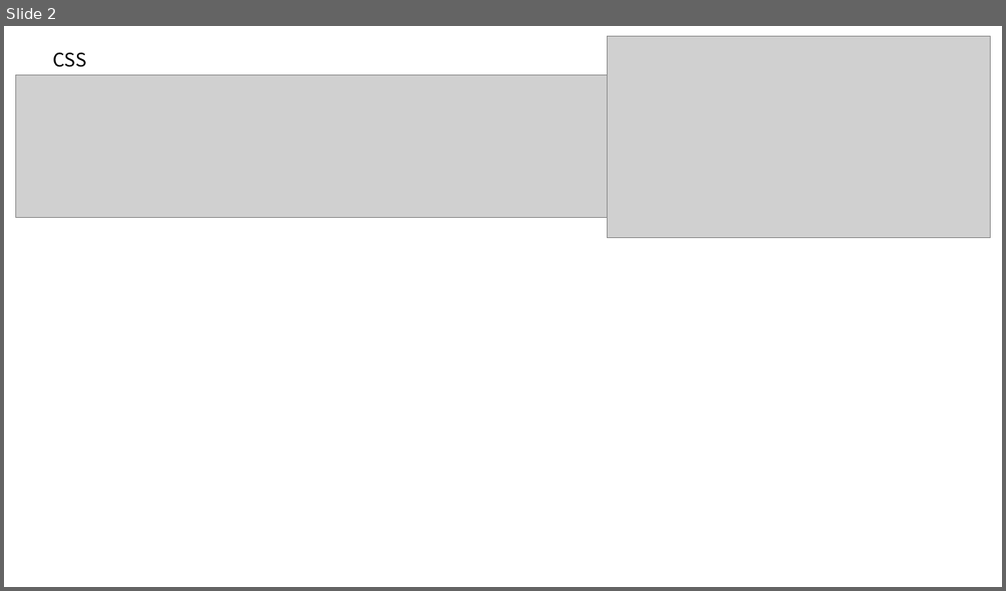
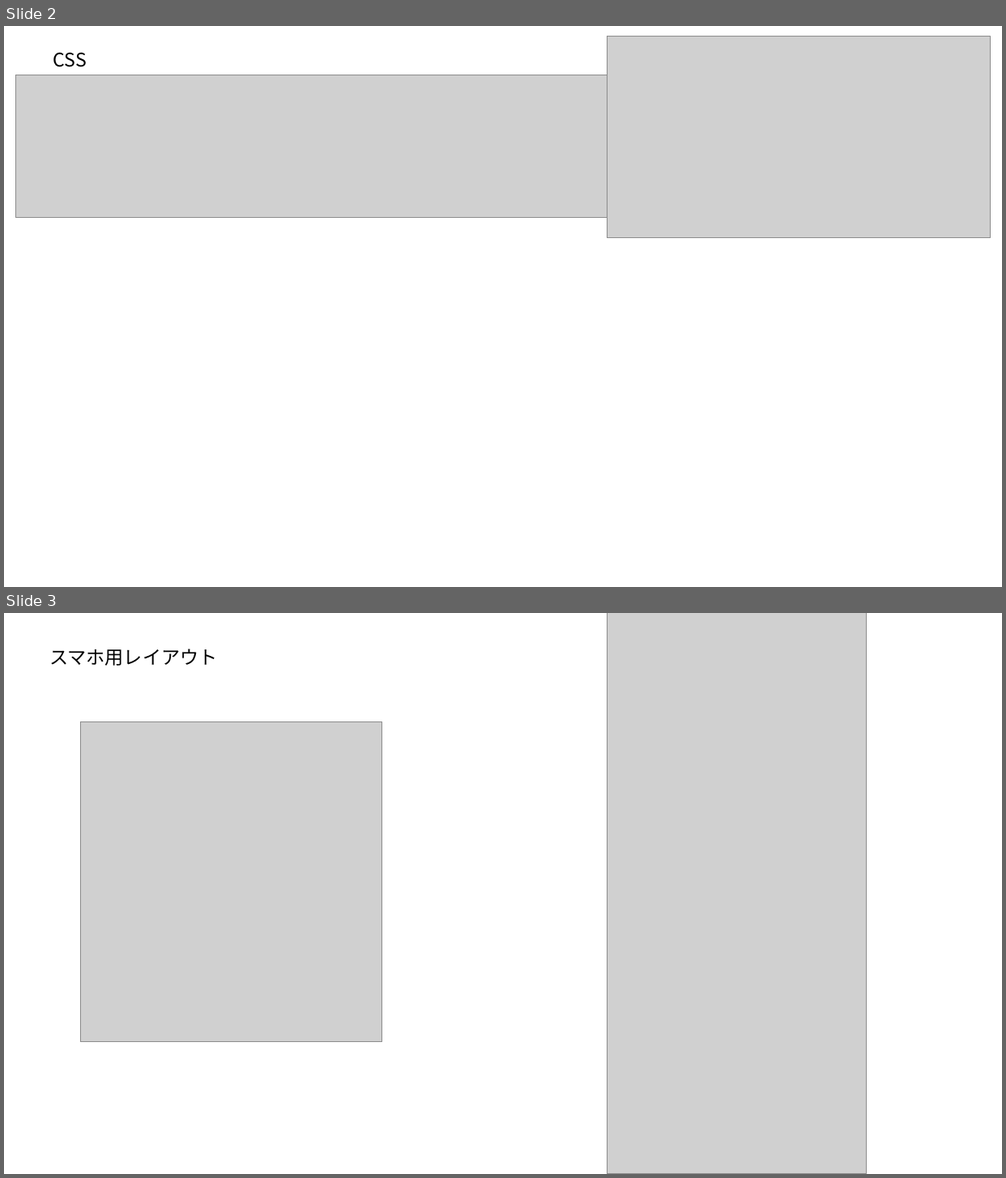
Before and after one commit to Adumaru/copy-coding, a slide deck: 模写①/模写コーディング1 アウトライン.pptx. Shown one above the other, each under a label of ours: slide 2 before the commit, slides 2 and 3 after it. The pictures are 1006x591 and 1006x1178 pixels, drawn with LibreOffice and Linux fonts; fonts in the diff are those of the drawing; grey boxes stand for pictures. Boxes give left, top, right and bottom in pixels: in the first picture for what was removed or moved away, otherwise in the second. Text is boxed around its words. In the diff, an @@ line names an element or a change of style, - is before the commit and + after.

```diff
--- a/模写①/模写コーディング1 アウトライン.pptx
+++ b/模写①/模写コーディング1 アウトライン.pptx
@@ slide 3 added at (4,613,1002,1174), background #FFFFFF @@
@@ picture added at (607,613,867,1174) @@
@@ text added at (49,649,217,666), 18 pt, text #000000 @@
+スマホ用レイアウト
@@ picture added at (80,722,382,1042) @@
```
Also in this commit, not shown: 2 other files.
